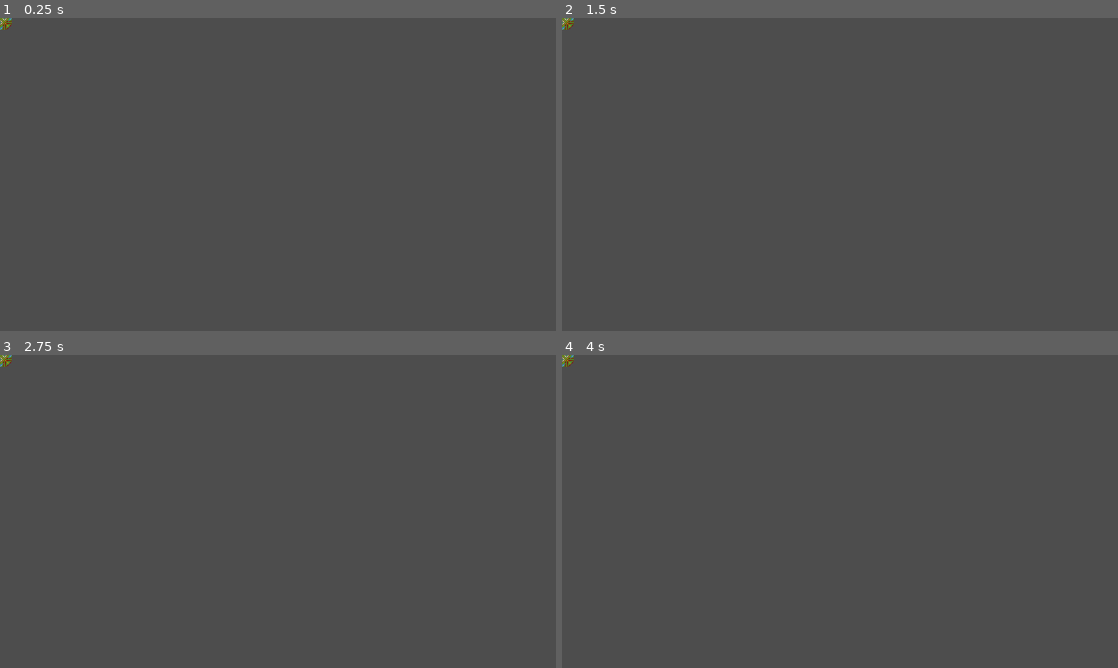
Above: before the commit, frames 1-4 (two rows, left to right).
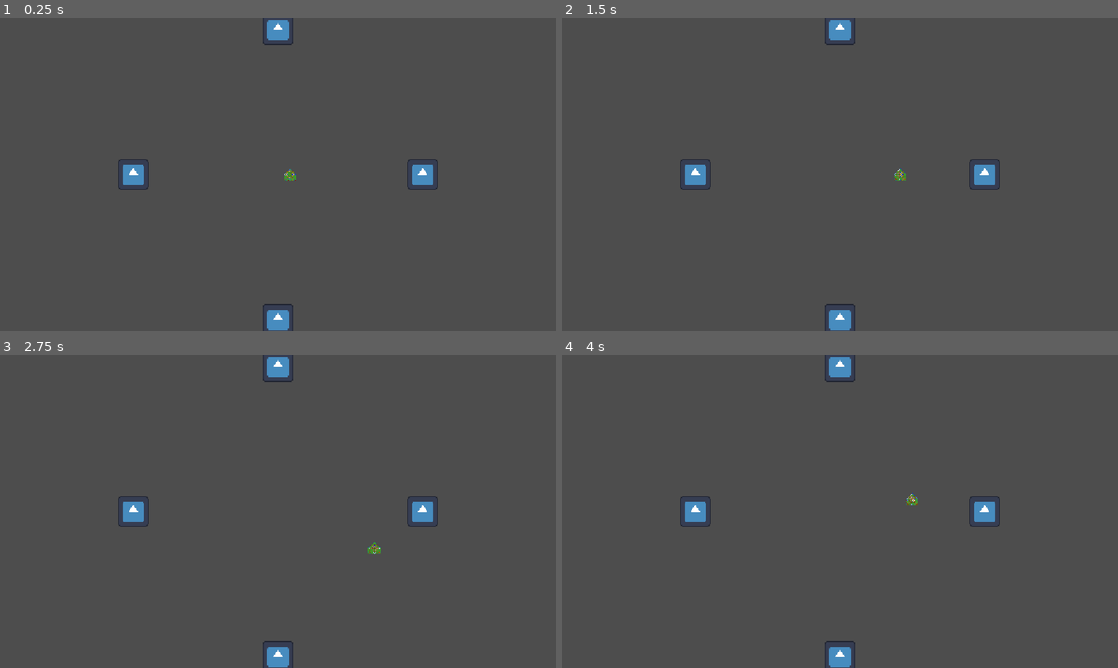
Above: after the commit, the same moments.

Repository: Irresponsible-watermelon/Snakes
Game: Godot game, scene res://Scenes/PlayerSnake.tscn
Two runs of this game, one before a commit and one after it. Both use one fixed random seed, a clock stepped at 60 frames per second and the inputs below. The engine's default icon, where the game draws it, is replaced by a stand-in: a white triangle on a blue panel in a dark square.
Inputs:
- Up to frame 1 (0.25 s): no input
- Up to frame 2 (1.5 s): hold Right (ui_right) 0.53-1.28 s; hold Down (ui_down) from 1.28 s (still down)
- Up to frame 3 (2.75 s): release Down (ui_down) at 2.03 s; hold Right (ui_right) from 2.03 s (still down)
- Up to frame 4 (4 s): release Right (ui_right) at 2.78 s; hold Up (ui_up) 2.78-3.53 s; hold Left (ui_left) from 3.53 s (still down)

The runs differ from the first frame. In frame 1, 1.4% of the frame differs, in the area x 0-79%, y 0-100%; in frame 2, 1.4%; in frame 3, 1.4%; in frame 4, 1.4%.

Commit message:
Added a moving sprite

Diff:
--- a/Godot/Scenes/PlayerSnake.tscn
+++ b/Godot/Scenes/PlayerSnake.tscn
@@ -1,7 +1,34 @@
 [gd_scene format=3 uid="uid://dcqcp2po28cyf"]
 
 [ext_resource type="PackedScene" uid="uid://b381g51uua3xa" path="res://snake.tscn" id="1_t1xjx"]
+[ext_resource type="Texture2D" uid="uid://bbjglpraq5p2e" path="res://icon.svg" id="2_npmxb"]
 
 [node name="Main" type="Node2D" unique_id=1107367377]
 
 [node name="Snake" parent="." unique_id=189533688 instance=ExtResource("1_t1xjx")]
+position = Vector2(50, 50)
+
+[node name="Timer" type="Timer" parent="Snake" unique_id=245364244]
+wait_time = 0.2
+autostart = true
+
+[node name="Camera2D" type="Camera2D" parent="." unique_id=1828285225]
+zoom = Vector2(0.5, 0.5)
+
+[node name="Walls" type="Node" parent="." unique_id=621466389]
+
+[node name="BottomWall" type="Sprite2D" parent="Walls" unique_id=1634994407]
+position = Vector2(0, 600)
+texture = ExtResource("2_npmxb")
+
+[node name="TopWall" type="Sprite2D" parent="Walls" unique_id=1553293858]
+position = Vector2(0, -600)
+texture = ExtResource("2_npmxb")
+
+[node name="RightWall" type="Sprite2D" parent="Walls" unique_id=217016212]
+position = Vector2(600, 0)
+texture = ExtResource("2_npmxb")
+
+[node name="LeftWall" type="Sprite2D" parent="Walls" unique_id=355280407]
+position = Vector2(-600, 0)
+texture = ExtResource("2_npmxb")
--- a/Godot/project.godot
+++ b/Godot/project.godot
@@ -28,6 +28,29 @@
 
 enabled=PackedStringArray("res://addons/godot_super-wakatime/plugin.cfg")
 
+[input]
+
+Up={
+"deadzone": 0.2,
+"events": [Object(InputEventKey,"resource_local_to_scene":false,"resource_name":"","device":-1,"window_id":0,"alt_pressed":false,"shift_pressed":false,"ctrl_pressed":false,"meta_pressed":false,"pressed":false,"keycode":0,"physical_keycode":87,"key_label":0,"unicode":87,"location":0,"echo":false,"script":null)
+]
+}
+Down={
+"deadzone": 0.2,
+"events": [Object(InputEventKey,"resource_local_to_scene":false,"resource_name":"","device":-1,"window_id":0,"alt_pressed":false,"shift_pressed":false,"ctrl_pressed":false,"meta_pressed":false,"pressed":false,"keycode":0,"physical_keycode":83,"key_label":0,"unicode":115,"location":0,"echo":false,"script":null)
+]
+}
+Left={
+"deadzone": 0.2,
+"events": [Object(InputEventKey,"resource_local_to_scene":false,"resource_name":"","device":-1,"window_id":0,"alt_pressed":false,"shift_pressed":false,"ctrl_pressed":false,"meta_pressed":false,"pressed":false,"keycode":0,"physical_keycode":65,"key_label":0,"unicode":97,"location":0,"echo":false,"script":null)
+]
+}
+Right={
+"deadzone": 0.2,
+"events": [Object(InputEventKey,"resource_local_to_scene":false,"resource_name":"","device":-1,"window_id":0,"alt_pressed":false,"shift_pressed":false,"ctrl_pressed":false,"meta_pressed":false,"pressed":false,"keycode":0,"physical_keycode":68,"key_label":0,"unicode":100,"location":0,"echo":false,"script":null)
+]
+}
+
 [physics]
 
 3d/physics_engine="Jolt Physics"
--- a/Godot/snake.gd
+++ b/Godot/snake.gd
@@ -2,18 +2,46 @@
 
 extends Node2D
 
+const body_segment_size = 50
+
+var body_parts = []
 var body_texture = preload("res://Assets/Snake sprites/My_Snake_1/Body.png")
+var head_texture = preload("res://Assets/Snake sprites/My_Snake_1/Up.png")
 @onready var snake_parts:Node = $SnakeParts
-
+@onready var timer = $Timer
+var move_direction = Vector2.UP
+var cells_per_second = 2
+var wait_time = (1 / cells_per_second)
 
 # Called when the node enters the scene tree for the first time.
 func _ready():
 	var head = Sprite2D.new()
-	head.position = Vector2(0,0)
+	head.position = Vector2(50,50)
 	head.scale = Vector2(1,1)
-	head.texture = body_texture
+	head.texture = head_texture
 	snake_parts.add_child(head)
+	body_parts.append(head)
+	timer.timeout.connect(on_timeout)
+	timer.wait_time = wait_time
 
 # Called every frame. 'delta' is the elapsed time since the previous frame.
 func _process(delta: float) -> void:
 	pass
+func _input(event):
+	if (event.is_action_pressed("ui_up") or event.is_action_pressed("Up") and move_direction != Vector2.DOWN):
+		move_direction = Vector2.UP
+	elif (event.is_action_pressed("ui_down") or event.is_action_pressed("Down") and move_direction != Vector2.UP):
+			move_direction = Vector2.DOWN
+	elif (event.is_action_pressed("ui_left") or event.is_action_pressed("Left") and move_direction != Vector2.RIGHT):
+		move_direction = Vector2.LEFT
+	elif (event.is_action_pressed("ui_right") or event.is_action_pressed("Right") and move_direction != Vector2.LEFT):
+		move_direction = Vector2.RIGHT
+	print_debug(move_direction)
+
+func on_timeout():
+	var new_head_position = position + (move_direction * body_segment_size)
+	move_to_position(new_head_position)
+
+func move_to_position(new_position):
+	position = new_position
+	body_parts[0].position = new_position
